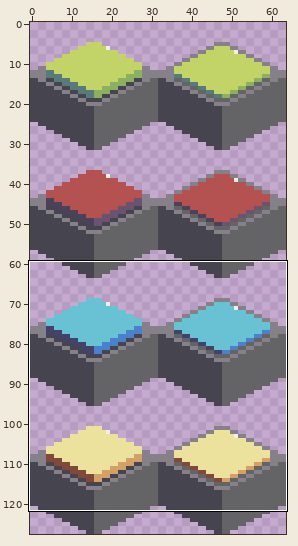
File history of a pixel-art file, Assets/Resources/IsometricTiles/colored_tiles_map.aseprite. Above, an overview of the earlier version with the close-up marked.
Close-up. Before the edit:
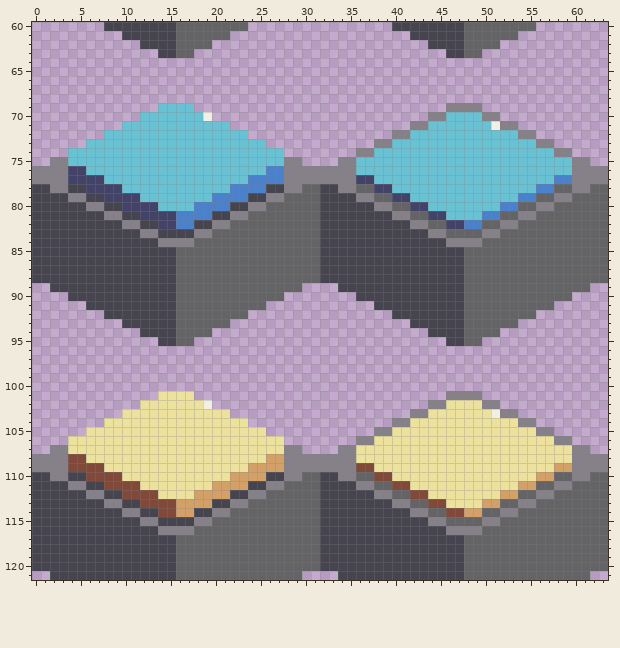
64x128 pixels, 1 frame. Shown: x 0..63, y 60..121. The commit also changed other parts of the picture, which this record leaves out.
The same view after the edit:
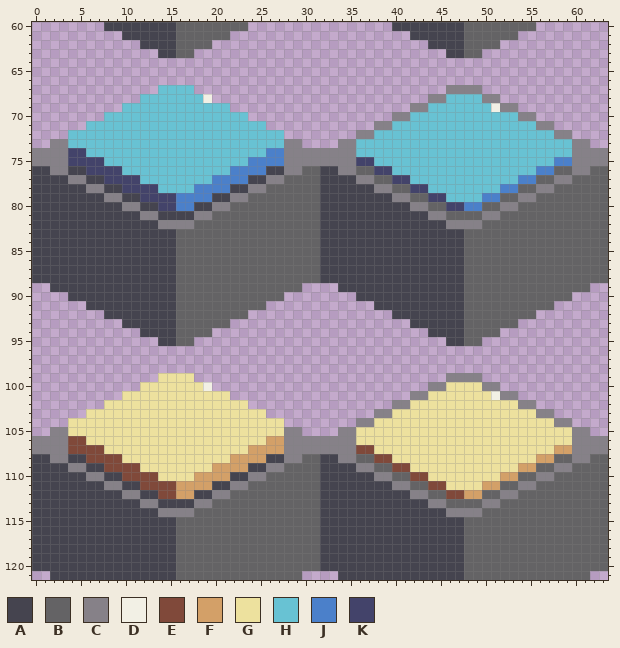
Palette (. is transparent): A #45444f  B #646365  C #868188  D #f2f0e5  E #80493a  F #d3a068  G #ede19e  H #68c2d3  J #4b80ca  K #43436a
The exact change:
Layers "decorations", "material":
y 67: x 14..17 .... -> HHHH; x 46..49 .... -> CCCC
y 68: x 12..19 ........ -> HHHHHHHD; x 44..51 ........ -> CCHHHHCC
y 69: x 10..13 .... -> HHHH; x 18..21 .... -> HHHH; x 42..53 ....CCCC.... -> CCHHHHHHHDCC
y 70: x 8..11 .... -> HHHH; x 19..23 D.... -> HHHHH; x 40..45 ....CC -> CCHHHH; x 50..55 CC.... -> HHHHCC
y 71: x 6..9 .... -> HHHH; x 22..25 .... -> HHHH; x 38..43 ....CC -> CCHHHH; x 51..57 DCC.... -> HHHHHCC
y 72: x 4..7 .... -> HHHH; x 24..27 .... -> HHHH; x 36..41 ....CC -> CCHHHH; x 54..59 CC.... -> HHHHCC
y 73: x 2..5 .... -> CCHH; x 26..29 .... -> HHCC; x 34..39 ....CC -> CCHHHH; x 56..61 CC.... -> HHHHCC
y 74: x 0..5 ....HH -> CCCCKK; x 26..37 HH........CC -> JJCCCCCCCCHH; x 58..63 CC.... -> HHCCCC
y 75: x 0..1 .. -> CC; x 4..7 HHHH -> KKKK; x 24..27 HHHH -> JJJJ; x 30..33 .... -> CCCC; x 36..37 HH -> KK; x 58..59 HH -> JJ; x 62..63 .. -> CC
y 76: x 0..1 CC -> AA; x 4..9 KKHHHH -> AAKKKK; x 22..27 HHHHJJ -> JJJJAA; x 30..33 CCCC -> BBAA; x 36..39 HHHH -> BBKK; x 56..59 HHHH -> JJBB; x 62..63 CC -> BB
y 77: x 0..11 CCCCKKKKHHHH -> AAAACCAAKKKK; x 20..41 HHHHJJJJCCCCCCCCKKHHHH -> JJJJAACCBBBBAAAACCBBKK; x 54..63 HHHHJJCCCC -> JJBBCCBBBB
y 78: x 2..3 CC -> AA; x 6..13 KKKKHHHH -> CCAAKKKK; x 18..29 HHHHJJJJAACC -> JJJJAACCBBBB; x 34..43 CCBBKKHHHH -> AAAACCBBKK; x 52..57 HHHHJJ -> JJBBCC; x 60..61 CC -> BB
y 79: x 4..5 CC -> AA; x 8..27 KKKKHHHHHHHHJJJJAACC -> CCAAKKKKJJJJAACCBBBB; x 36..45 CCBBKKHHHH -> AAAACCBBKK; x 50..55 HHHHJJ -> JJBBCC; x 58..59 CC -> BB
y 80: x 6..7 CC -> AA; x 10..25 KKKKHHHHJJJJAACC -> CCAAKKJJAACCBBBB; x 38..53 CCBBKKHHHHHHHHJJ -> AAAACCBBKKJJBBCC; x 56..57 CC -> BB
y 81: x 8..9 CC -> AA; x 12..23 KKKKJJJJAACC -> CCAAAACCBBBB; x 40..51 CCBBKKHHHHJJ -> AAAACCBBBBCC; x 54..55 CC -> BB
y 82: x 10..11 CC -> AA; x 14..21 KKJJAACC -> CCCCBBBB; x 42..49 CCBBKKJJ -> AAAACCCC; x 52..53 CC -> BB
y 83: x 12..13 CC -> AA; x 16..19 AACC -> BBBB; x 44..47 CCBB -> AAAA; x 50..51 CC -> BB
y 84: x 14..17 CCCC -> AABB; x 46..49 CCCC -> AABB
y 99: x 14..17 .... -> GGGG; x 46..49 .... -> CCCC
y 100: x 12..19 ........ -> GGGGGGGD; x 44..51 ........ -> CCGGGGCC
y 101: x 10..13 .... -> GGGG; x 18..21 .... -> GGGG; x 42..53 ....CCCC.... -> CCGGGGGGGDCC
y 102: x 8..11 .... -> GGGG; x 19..23 D.... -> GGGGG; x 40..45 ....CC -> CCGGGG; x 50..55 CC.... -> GGGGCC
y 103: x 6..9 .... -> GGGG; x 22..25 .... -> GGGG; x 38..43 ....CC -> CCGGGG; x 51..57 DCC.... -> GGGGGCC
y 104: x 4..7 .... -> GGGG; x 24..27 .... -> GGGG; x 36..41 ....CC -> CCGGGG; x 54..59 CC.... -> GGGGCC
y 105: x 2..5 .... -> CCGG; x 26..29 .... -> GGCC; x 34..39 ....CC -> CCGGGG; x 56..61 CC.... -> GGGGCC
y 106: x 0..5 ....GG -> CCCCEE; x 26..37 GG........CC -> FFCCCCCCCCGG; x 58..63 CC.... -> GGCCCC
y 107: x 0..1 .. -> CC; x 4..7 GGGG -> EEEE; x 24..27 GGGG -> FFFF; x 30..33 .... -> CCCC; x 36..37 GG -> EE; x 58..59 GG -> FF; x 62..63 .. -> CC
y 108: x 0..1 CC -> AA; x 4..9 EEGGGG -> AAEEEE; x 22..27 GGGGFF -> FFFFAA; x 30..33 CCCC -> BBAA; x 36..39 GGGG -> BBEE; x 56..59 GGGG -> FFBB; x 62..63 CC -> BB
y 109: x 0..11 CCCCEEEEGGGG -> AAAACCAAEEEE; x 20..41 GGGGFFFFCCCCCCCCEEGGGG -> FFFFAACCBBBBAAAACCBBEE; x 54..63 GGGGFFCCCC -> FFBBCCBBBB
y 110: x 2..3 CC -> AA; x 6..13 EEEEGGGG -> CCAAEEEE; x 18..29 GGGGFFFFAACC -> FFFFAACCBBBB; x 34..43 CCBBEEGGGG -> AAAACCBBEE; x 52..57 GGGGFF -> FFBBCC; x 60..61 CC -> BB
y 111: x 4..5 CC -> AA; x 8..27 EEEEGGGGGGGGFFFFAACC -> CCAAEEEEFFFFAACCBBBB; x 36..45 CCBBEEGGGG -> AAAACCBBEE; x 50..55 GGGGFF -> FFBBCC; x 58..59 CC -> BB
y 112: x 6..7 CC -> AA; x 10..25 EEEEGGGGFFFFAACC -> CCAAEEFFAACCBBBB; x 38..53 CCBBEEGGGGGGGGFF -> AAAACCBBEEFFBBCC; x 56..57 CC -> BB
y 113: x 8..9 CC -> AA; x 12..23 EEEEFFFFAACC -> CCAAAACCBBBB; x 40..51 CCBBEEGGGGFF -> AAAACCBBBBCC; x 54..55 CC -> BB
y 114: x 10..11 CC -> AA; x 14..21 EEFFAACC -> CCCCBBBB; x 42..49 CCBBEEFF -> AAAACCCC; x 52..53 CC -> BB
y 115: x 12..13 CC -> AA; x 16..19 AACC -> BBBB; x 44..47 CCBB -> AAAA; x 50..51 CC -> BB
y 116: x 14..17 CCCC -> AABB; x 46..49 CCCC -> AABB
Changed places in both close-ups, as pixel boxes (x1, y1, x2, y2):
changed: (32, 85, 608, 247)
changed: (32, 373, 608, 535)
